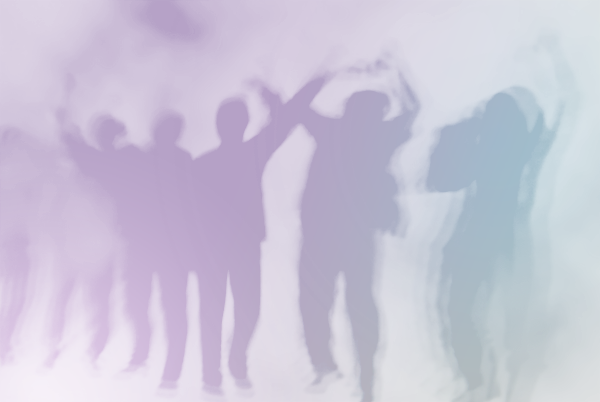
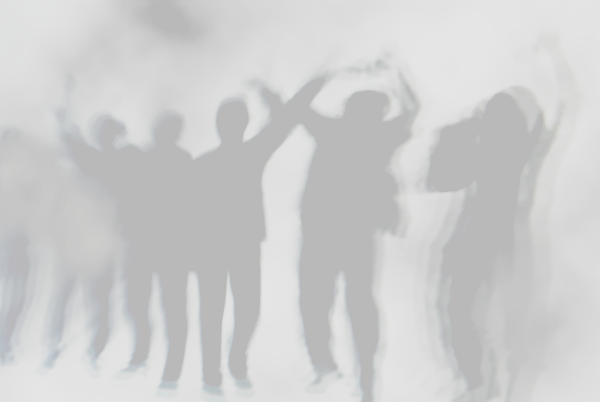
Layer changes from the first 600 × 402 image to the second:
pixels changed over [0, 0, 600, 402] (layer not identified)
